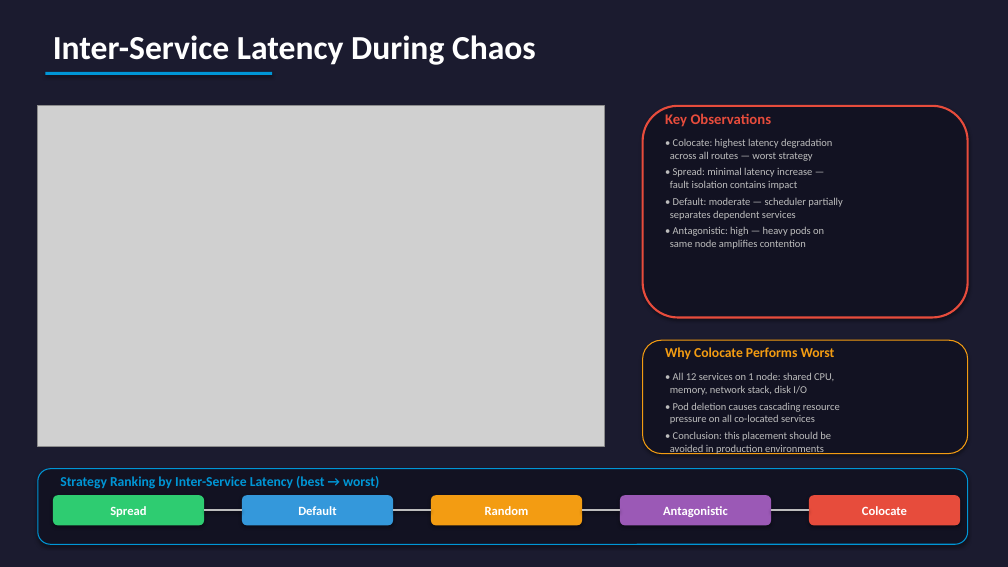
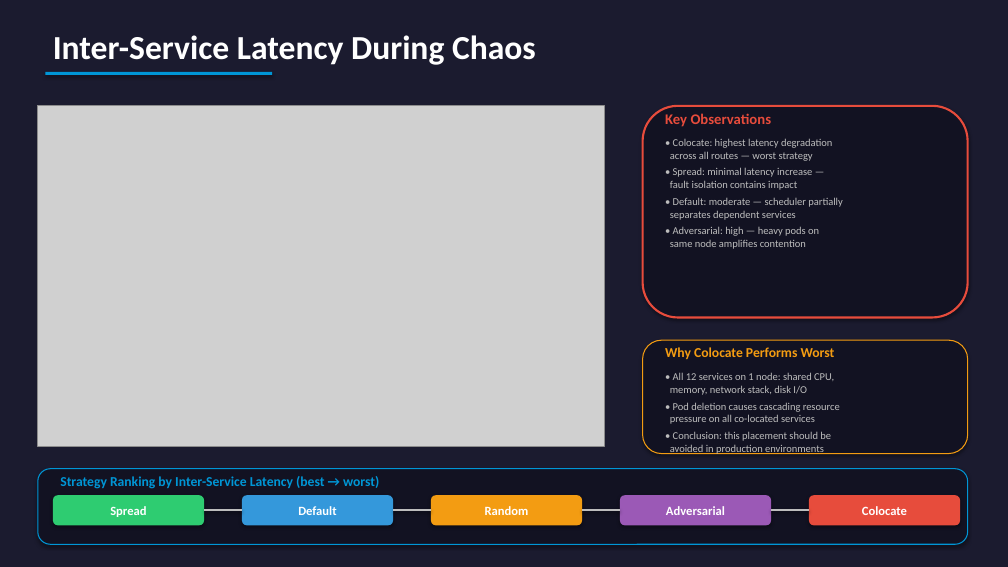
Before and after one commit to yhu02/uva-msc-thesis, a slide deck: slide 17 of ChaosProbe_Presentation.pptx. Drawn at 1008x567 pixels with LibreOffice and Linux fonts; fonts in the diff are those of the drawing; grey boxes stand for pictures. Boxes give left, top, right and bottom in pixels: in the first picture for what was removed or moved away, otherwise in the second. Text is boxed around its words. In the diff, an @@ line names an element or a change of style, - is before the commit and + after.

```diff
--- a/ChaosProbe_Presentation.pptx
+++ b/ChaosProbe_Presentation.pptx
@@ text at bbox=[670, 226, 819, 249]: text changed @@
-• Antagonistic: high — heavy pods on
-same node amplifies contention
+• Adversarial: high — heavy pods on
+same node amplifies contention
@@ text in rounded rectangle at bbox=[666, 506, 725, 515]: text changed @@
-Antagonistic
+Adversarial
```
Also in this commit, not shown: 3 other slides changed, 15 other files.
